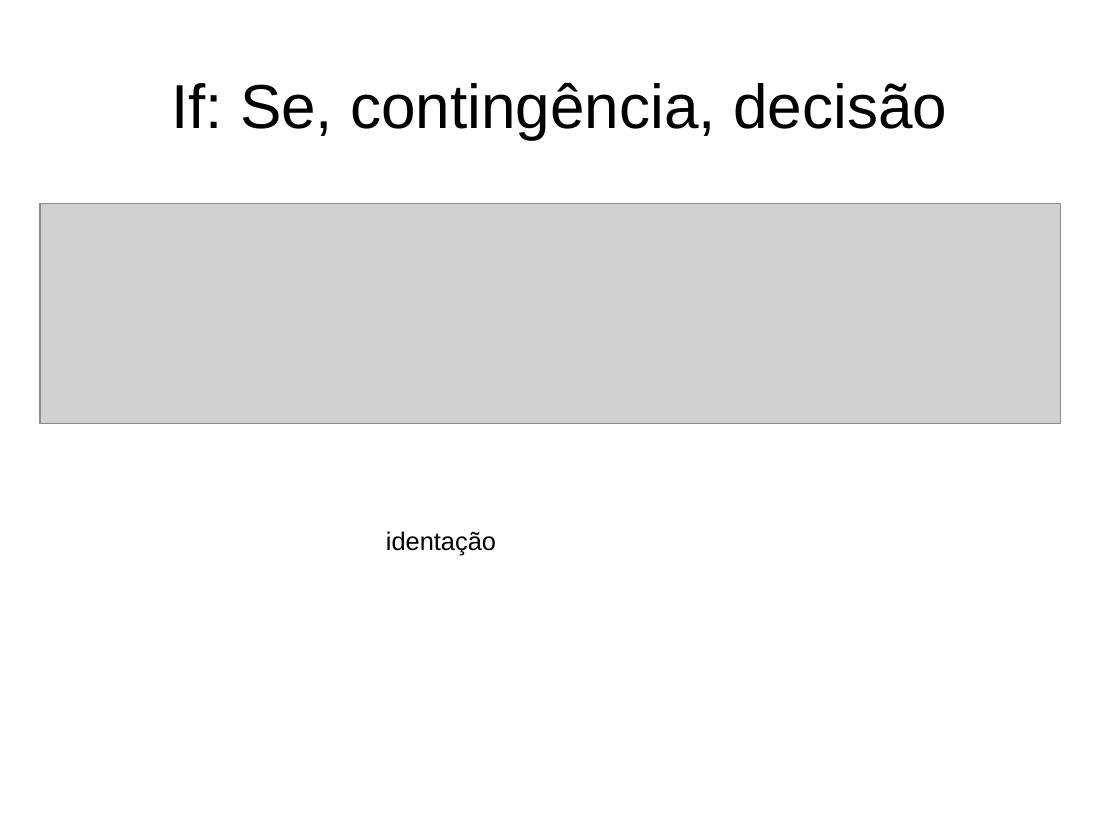
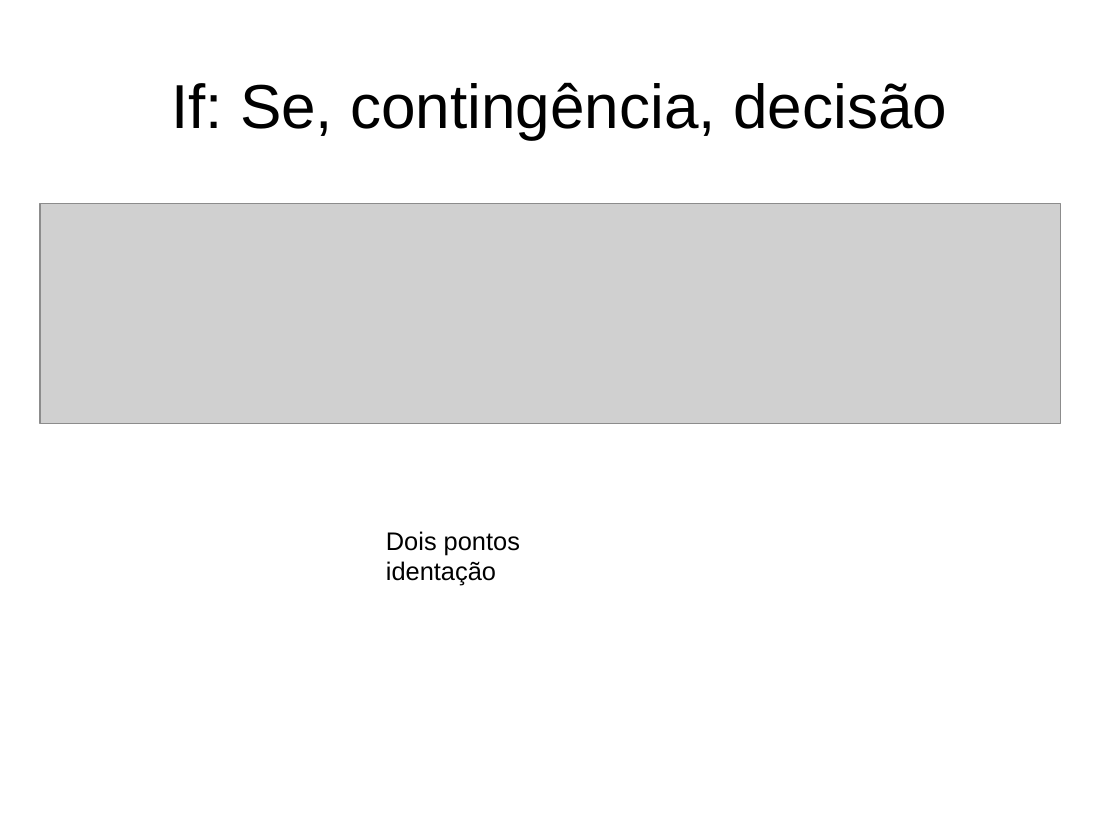
Before and after one commit to iurisegtovich/CursoSciPySEQ2018, a slide deck: slide 18 of source/curso_c2_logica_e_sintaxe.odp (slide 16 before the commit). Drawn at 1120x840 pixels with LibreOffice and Linux fonts; fonts in the diff are those of the drawing; grey boxes stand for pictures. Boxes give left, top, right and bottom in pixels: in the first picture for what was removed or moved away, otherwise in the second. Text is boxed around its words. In the diff, an @@ line names an element or a change of style, - is before the commit and + after.

```diff
--- a/source/curso_c2_logica_e_sintaxe.odp
+++ b/source/curso_c2_logica_e_sintaxe.odp
@@ text at (386,531,520,555): paragraph added @@
+Dois pontos
```
Also in this commit, not shown: 9 other slides changed, 22 slides added, 3 slides removed, 6 other files.
